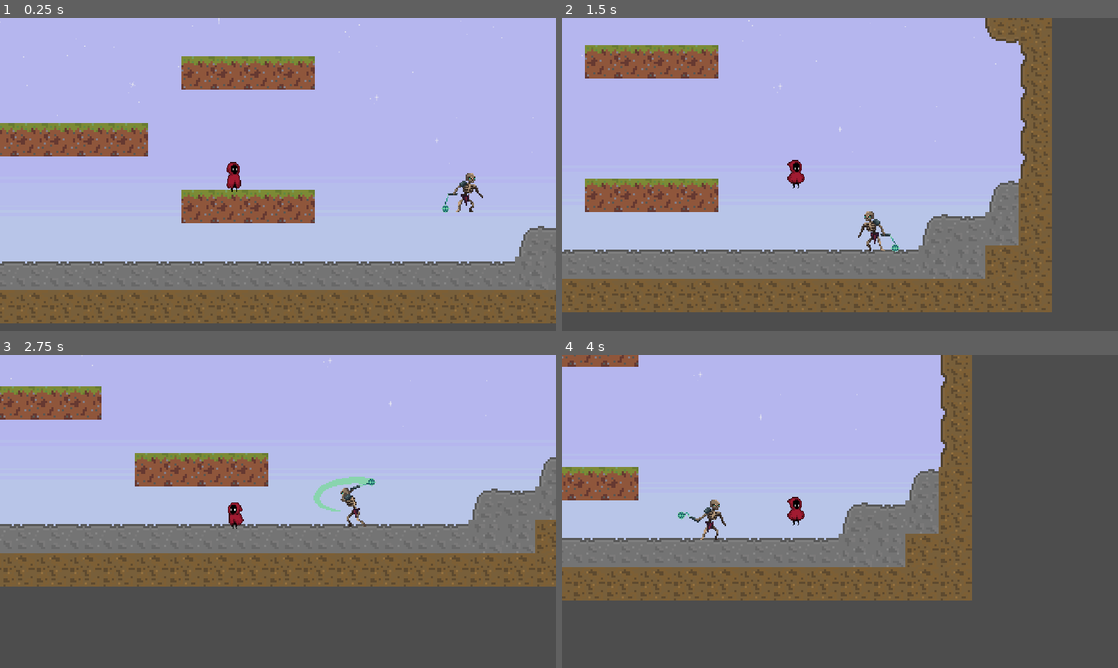
Above: before the commit, frames 1-4 (two rows, left to right).
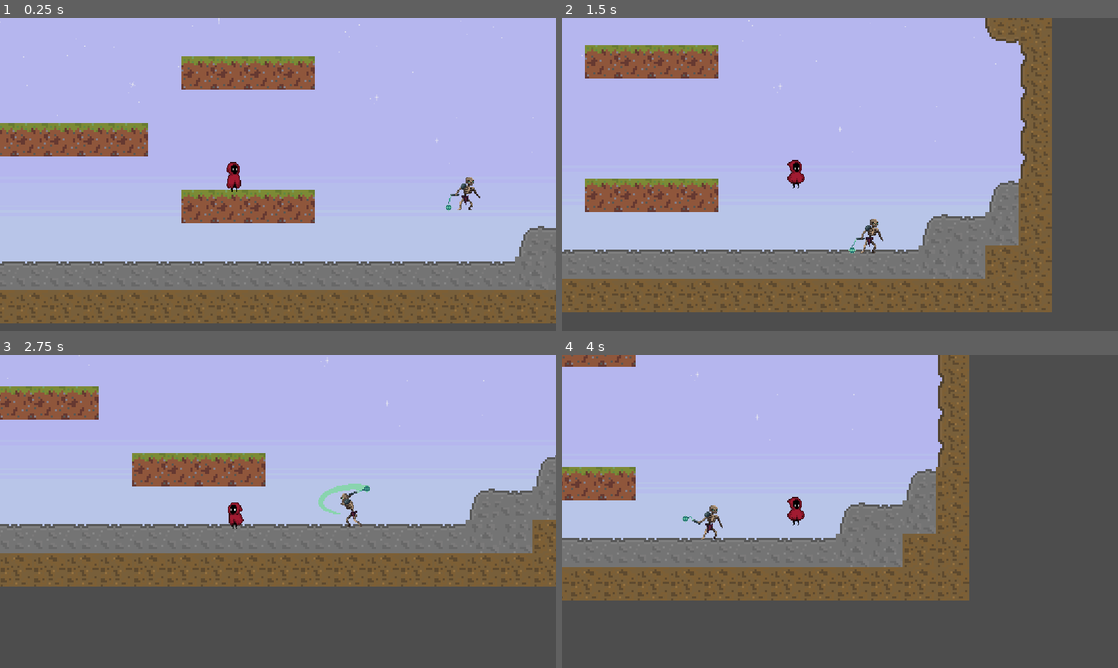
Above: after the commit, the same moments.

Repository: yeegz/Fallen-Asteri
Game: Godot game, scene res://scene.tscn
The game is run twice, just before and just after one commit, with the same random seed, the same clock (stepped at 60 frames per second) and the same inputs. This scene is started directly instead of the project's main scene.
Inputs:
- Up to frame 1 (0.25 s): no input
- Up to frame 2 (1.5 s): tap Enter (ui_accept) at 0.5, 0.77 s; hold Right (ui_right) from 0.53 s (still down)
- Up to frame 3 (2.75 s): tap Enter (ui_accept) at 1.52 s; release Right (ui_right) at 2.03 s; hold Left (ui_left) from 2.03 s (still down)
- Up to frame 4 (4 s): release Left (ui_left) at 2.78 s; hold Right (ui_right) from 2.78 s (still down); tap Enter (ui_accept) at 3.02, 3.77 s

The runs differ from the first frame. In frame 1, 0.3% of the frame differs, in the area x 79-87%, y 49-63%; in frame 2, 0.4%; in frame 3, 5.5%, in the area x 0-100%, y 1-74%; in frame 4, 5.1%.

Commit message:
adjust enemy hitboxes and tile hitboxes

Diff:
--- a/Scenes/enemy_12d.tscn
+++ b/Scenes/enemy_12d.tscn
@@ -1,13 +1,13 @@
 [gd_scene load_steps=48 format=3 uid="uid://bbttsnhtdb1k5"]
 
 [ext_resource type="Script" path="res://Scenes/enemy_12d.gd" id="1_685w0"]
-[ext_resource type="Texture2D" uid="uid://b48h5xrsueebe" path="res://Temporary Files/idle/crab_idle_1.png" id="1_xxmt4"]
-[ext_resource type="Texture2D" uid="uid://briarml85biy8" path="res://Temporary Files/idle/crab_idle.png" id="3_lehdf"]
-[ext_resource type="Texture2D" uid="uid://b4a76xdbl35o6" path="res://Temporary Files/attack/crab_attack.png" id="3_onv81"]
-[ext_resource type="Texture2D" uid="uid://bc81fob1xulo7" path="res://Temporary Files/Skeleton enemy.png" id="5_btf1u"]
+[ext_resource type="Texture2D" uid="uid://dth6r6p41n5yh" path="res://Temporary Files/idle/crab_idle_1.png" id="1_xxmt4"]
+[ext_resource type="Texture2D" uid="uid://bfaq26c7f6g10" path="res://Temporary Files/idle/crab_idle.png" id="3_lehdf"]
+[ext_resource type="Texture2D" uid="uid://cdam6cmpo18tv" path="res://Temporary Files/attack/crab_attack.png" id="3_onv81"]
+[ext_resource type="Texture2D" uid="uid://bdrn15gp760df" path="res://Temporary Files/Skeleton enemy.png" id="5_btf1u"]
 
 [sub_resource type="CircleShape2D" id="CircleShape2D_1g2fj"]
-radius = 37.054
+radius = 33.0151
 
 [sub_resource type="CapsuleShape2D" id="CapsuleShape2D_5i1fk"]
 radius = 121.0
@@ -308,7 +308,7 @@
 }]
 
 [sub_resource type="CircleShape2D" id="CircleShape2D_rm23o"]
-radius = 40.0
+radius = 36.0139
 
 [node name="enemy12D" type="CharacterBody2D"]
 collision_layer = 4
@@ -337,8 +337,8 @@
 
 [node name="AnimatedSprite2D" type="AnimatedSprite2D" parent="."]
 texture_filter = 1
-position = Vector2(52.25, 54.5)
-scale = Vector2(2.33594, 2.39062)
+position = Vector2(51, 57)
+scale = Vector2(1.96485, 2.05469)
 sprite_frames = SubResource("SpriteFrames_ex4hy")
 animation = &"enemy_walk"
 frame = 2
@@ -349,7 +349,7 @@
 collision_mask = 3
 
 [node name="CollisionShape2D" type="CollisionShape2D" parent="enemy_hitbox"]
-position = Vector2(49, 57)
+position = Vector2(48, 55)
 shape = SubResource("CircleShape2D_rm23o")
 
 [node name="cooldown" type="Timer" parent="."]
--- a/scene.tscn
+++ b/scene.tscn
@@ -79,11 +79,11 @@
 3:1/0 = 0
 3:1/0/physics_layer_0/linear_velocity = Vector2(0, 0)
 3:1/0/physics_layer_0/angular_velocity = 0.0
-3:1/0/physics_layer_0/polygon_0/points = PackedVector2Array(-8, -8, 8, -8, 8, 8, -8, 8)
+3:1/0/physics_layer_0/polygon_0/points = PackedVector2Array(8, -8, -8, -8, -8, 8, 8, 8, -8, 8, 8, 8)
 4:1/0 = 0
 4:1/0/physics_layer_0/linear_velocity = Vector2(0, 0)
 4:1/0/physics_layer_0/angular_velocity = 0.0
-4:1/0/physics_layer_0/polygon_0/points = PackedVector2Array(-8, -8, 8, -8, 8, 8, -8, 8)
+4:1/0/physics_layer_0/polygon_0/points = PackedVector2Array(8, -8, -8, -8, -8, 8, 8, 8, -8, 8, 8, 8)
 5:1/0 = 0
 5:1/0/physics_layer_0/linear_velocity = Vector2(0, 0)
 5:1/0/physics_layer_0/angular_velocity = 0.0
